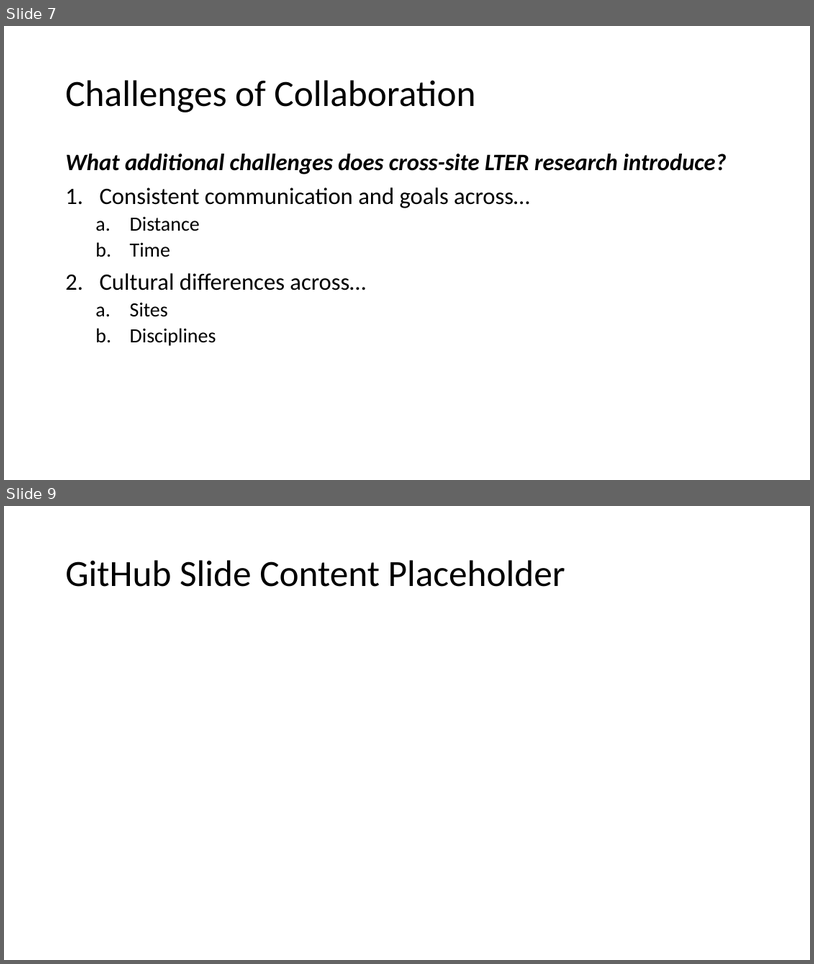
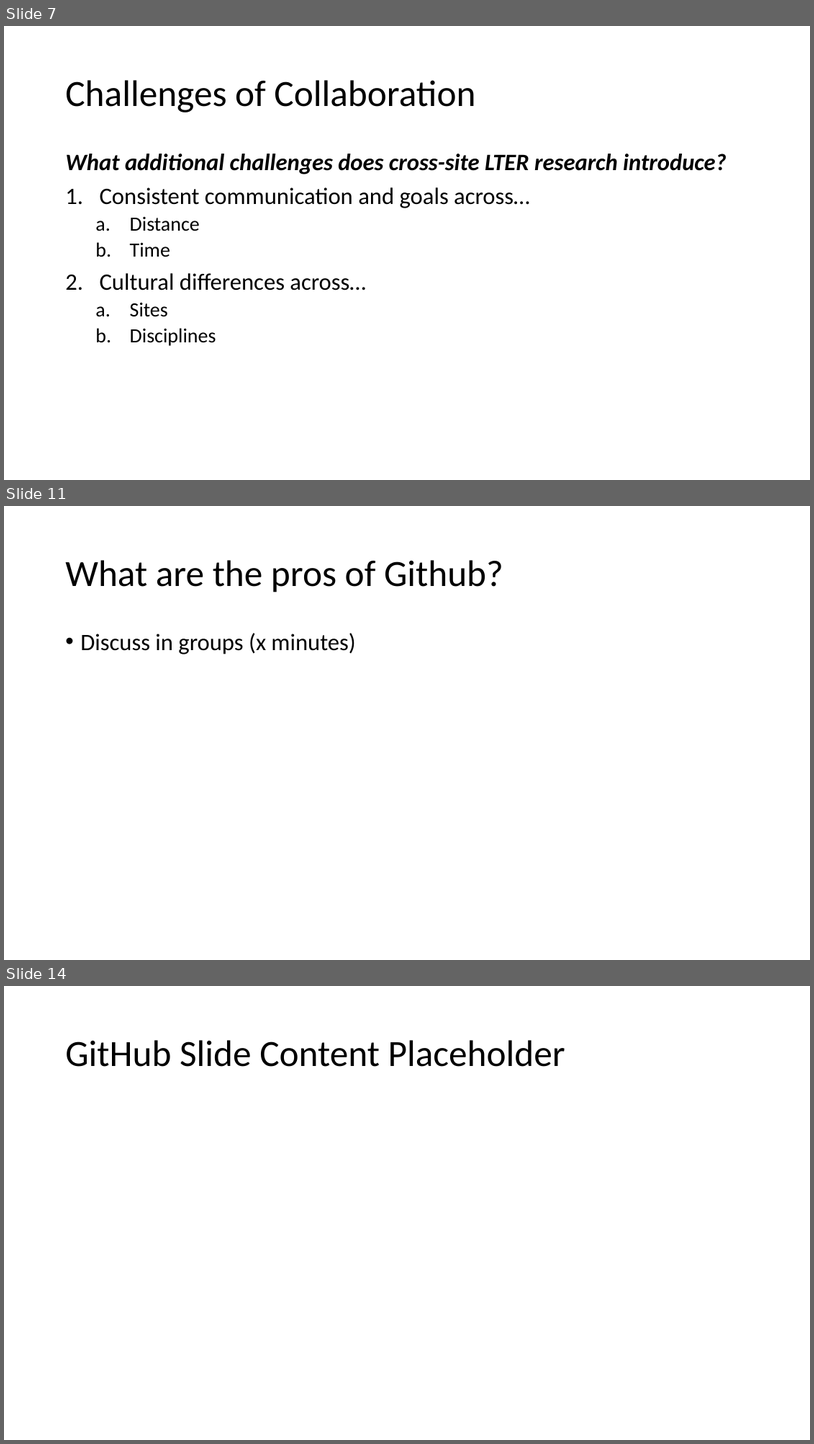
Before and after one commit to ReproducibleQM/n_commandments, a slide deck: pres_deck.pptx. Shown one above the other, each under a label of ours: slides 7 and 9 before the commit, slides 7, 11 and 14 after it; the slides between them are not shown. The pictures are 814x964 and 814x1444 pixels, drawn with LibreOffice and Linux fonts; fonts in the diff are those of the drawing. Boxes give left, top, right and bottom in pixels: in the first picture for what was removed or moved away, otherwise in the second. Text is boxed around its words. In the diff, an @@ line names an element or a change of style, - is before the commit and + after.

Commit message:
merging github slides to deck

```diff
--- a/pres_deck.pptx
+++ b/pres_deck.pptx
@@ slide 11 added at <box>4,506,810,960</box>, background #FFFFFF @@
@@ title added at <box>65,560,504,592</box>, 44 pt, text #000000 @@
+What are the pros of Github?
@@ text added at <box>80,633,355,654</box>, 28 pt, text #000000 @@
+• Discuss in groups (x minutes)
@@ what was slide 9 is now slide 14 @@
```
Also in this commit, not shown: 1 slide changed, 4 other slides added.
